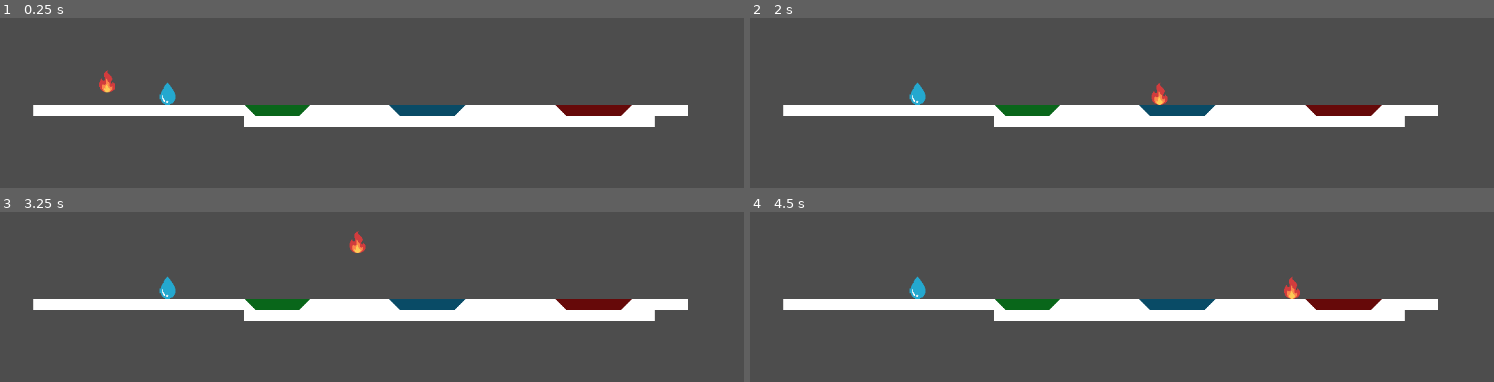
Above: before the commit, frames 1-4 (two rows, left to right).
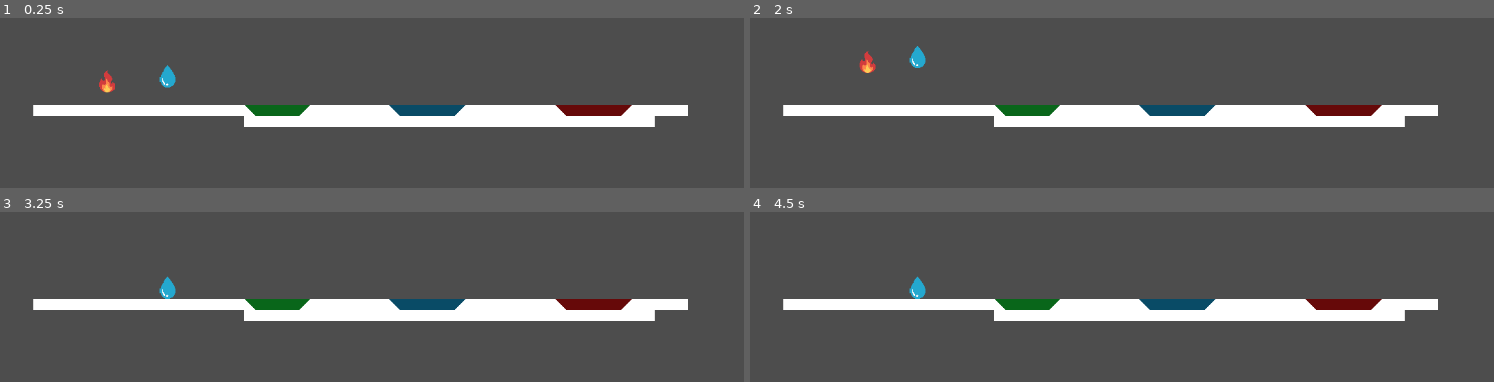
Above: after the commit, the same moments.

Repository: samuelurbinaflor/pmv-game-recreation
Game: Godot game, scene res://scenes/game.tscn
Same seed, same stepped clock (60 frames per second), same inputs: the game is played once before the commit and once after it.
Inputs:
- Up to frame 1 (0.25 s): no input
- Up to frame 2 (2 s): hold Right (f_right) from 0.53 s (still down); tap Up (f_jump) at 0.77, 1.52 s; tap Enter at 1.25 s
- Up to frame 3 (3.25 s): release Right (f_right) at 2.03 s; hold Left (f_left) 2.03-2.78 s; hold Right (f_right) from 2.78 s (still down); tap Up (f_jump) at 3.02 s
- Up to frame 4 (4.5 s): tap Up (f_jump) at 3.77 s; release Right (f_right) at 4.28 s; hold Left (f_left) from 4.28 s (still down)

The runs differ from the first frame. In frame 1, 0.4% of the frame differs, in the area x 21-24%, y 27-52%; in frame 2, 0.8%, in the area x 14-57%, y 16-52%; in frame 3, 0.2%; in frame 4, 0.2%.

Commit message:
lakes works

Diff:
--- a/scenes/fireboy.tscn
+++ b/scenes/fireboy.tscn
@@ -18,8 +18,12 @@
 radius = 11.0
 height = 32.0
 
+[sub_resource type="CapsuleShape2D" id="CapsuleShape2D_cxg85"]
+radius = 11.0
+height = 32.0
+
 [node name="fireboy" type="CharacterBody2D"]
-collision_mask = 52
+collision_mask = 4
 script = ExtResource("1_cxg85")
 
 [node name="AnimatedSprite2D" type="AnimatedSprite2D" parent="."]
@@ -27,3 +31,11 @@
 
 [node name="CollisionShape2D" type="CollisionShape2D" parent="."]
 shape = SubResource("CapsuleShape2D_o1uv5")
+
+[node name="Hitbox" type="Area2D" parent="."]
+collision_mask = 48
+
+[node name="CollisionShape2D" type="CollisionShape2D" parent="Hitbox"]
+shape = SubResource("CapsuleShape2D_cxg85")
+
+[connection signal="body_entered" from="Hitbox" to="." method="_on_hitbox_body_entered"]
--- a/scenes/game.tscn
+++ b/scenes/game.tscn
@@ -16,10 +16,11 @@
 
 [sub_resource type="TileSet" id="TileSet_iywne"]
 physics_layer_0/collision_layer = 32
-physics_layer_0/collision_mask = 3
+physics_layer_0/collision_mask = 0
 physics_layer_1/collision_layer = 16
+physics_layer_1/collision_mask = 0
 physics_layer_2/collision_layer = 8
-physics_layer_2/collision_mask = 2
+physics_layer_2/collision_mask = 0
 sources/0 = SubResource("TileSetAtlasSource_lbhrr")
 
 [sub_resource type="TileSetAtlasSource" id="TileSetAtlasSource_iywne"]
--- a/scenes/watergirl.tscn
+++ b/scenes/watergirl.tscn
@@ -18,10 +18,13 @@
 radius = 11.0
 height = 32.0
 
+[sub_resource type="CapsuleShape2D" id="CapsuleShape2D_e38vc"]
+radius = 11.0
+height = 32.0
+
 [node name="watergirl" type="CharacterBody2D"]
-z_index = 5
 collision_layer = 2
-collision_mask = 44
+collision_mask = 4
 script = ExtResource("1_e38vc")
 
 [node name="AnimatedSprite2D" type="AnimatedSprite2D" parent="."]
@@ -29,3 +32,12 @@
 
 [node name="CollisionShape2D" type="CollisionShape2D" parent="."]
 shape = SubResource("CapsuleShape2D_o1uv5")
+
+[node name="Hitbox" type="Area2D" parent="."]
+collision_layer = 2
+collision_mask = 40
+
+[node name="CollisionShape2D" type="CollisionShape2D" parent="Hitbox"]
+shape = SubResource("CapsuleShape2D_e38vc")
+
+[connection signal="body_entered" from="Hitbox" to="." method="_on_hitbox_body_entered"]
--- a/scripts/fireboy.gd
+++ b/scripts/fireboy.gd
@@ -3,6 +3,7 @@
 
 const SPEED = 300.0
 const JUMP_VELOCITY = -400.0
+@onready var sprite: AnimatedSprite2D = $AnimatedSprite2D
 
 
 func _physics_process(delta: float) -> void:
@@ -23,3 +24,12 @@
 		velocity.x = move_toward(velocity.x, 0, SPEED)
 
 	move_and_slide()
+
+
+
+func _on_hitbox_body_entered(body: Node2D) -> void:
+	die()
+
+func die():
+	sprite.hide()
+	get_tree().reload_current_scene()
--- a/scripts/watergirl.gd
+++ b/scripts/watergirl.gd
@@ -3,6 +3,7 @@
 
 const SPEED = 300.0
 const JUMP_VELOCITY = -400.0
+@onready var sprite: AnimatedSprite2D = $AnimatedSprite2D
 
 
 func _physics_process(delta: float) -> void:
@@ -23,9 +24,10 @@
 		velocity.x = move_toward(velocity.x, 0, SPEED)
 	move_and_slide()
 
- # Mover y detectar colisión
-	var collision = move_and_collide(velocity * delta)
-	if collision:
-		var layer = collision.get_collider().get_instance_id()
-		if layer != 34829501831:
-			print(layer)
+
+func _on_hitbox_body_entered(body: Node2D) -> void:
+	die()
+
+func die():
+	sprite.hide()
+	get_tree().reload_current_scene()
Not shown: 1 places in scenes/fireboy.tscn that only renumber resources
Not shown: 1 places in scenes/watergirl.tscn that only renumber resources
